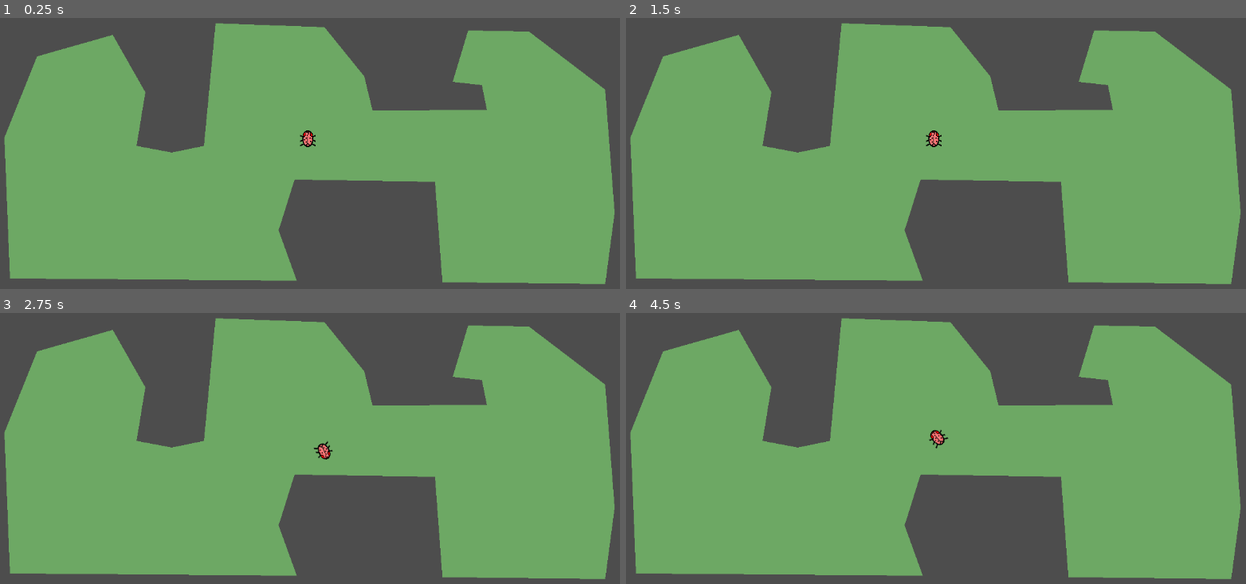
Above: before the commit, frames 1-4 (two rows, left to right).
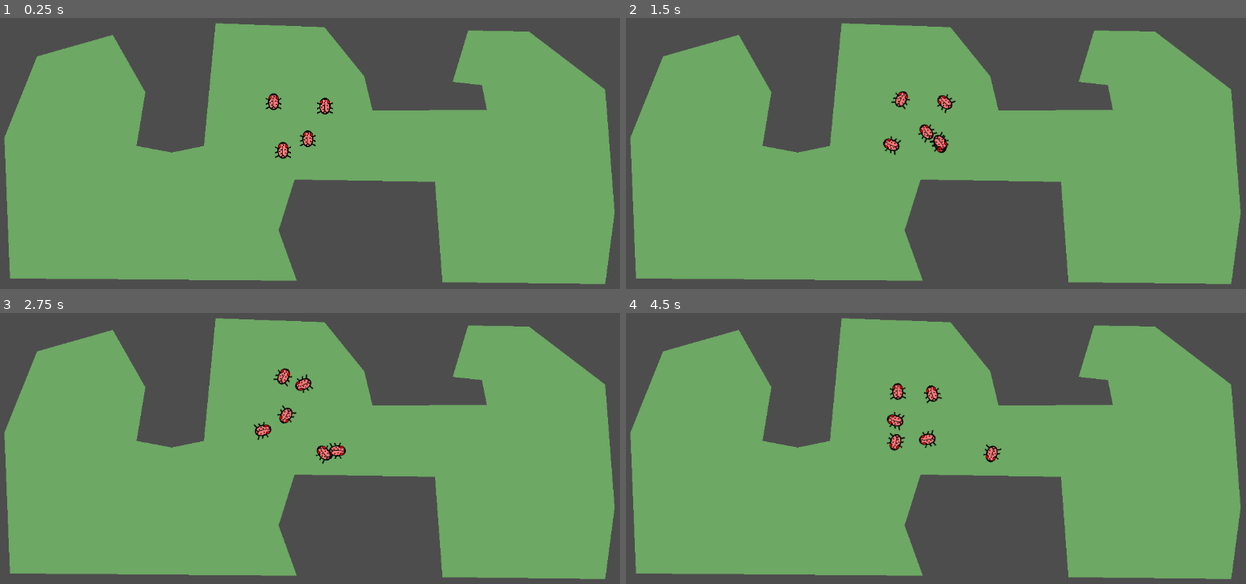
Above: after the commit, the same moments.

Repository: Moizer02/harvest_game_jam
Game: Godot game, scene res://blankmap.tscn
Two runs of this game, one before a commit and one after it. Both use one fixed random seed, a clock stepped at 60 frames per second and the inputs below.
Inputs (mouse positions are in pixels of both pictures, inside the frame that each line leads up to):
- Up to frame 1 (0.25 s): no input
- Up to frame 2 (1.5 s): tap Enter at 0.5 s; move the mouse to (1084, 164) at 0.52 s; click (1084, 164) at 0.67 s; move the mouse to (818, 199) at 1.27 s; click (818, 199) at 1.42 s
- Up to frame 3 (2.75 s): move the mouse to (384, 397) at 2.02 s; click (384, 397) at 2.17 s
- Up to frame 4 (4.5 s): move the mouse to (911, 548) at 2.77 s; click (911, 548) at 2.92 s; move the mouse to (1134, 529) at 3.52 s; click (1134, 529) at 3.67 s; move the mouse to (756, 424) at 4.27 s; click (756, 424) at 4.42 s

The runs differ from the first frame. In frame 1, 0.3% of the frame differs, in the area x 42-54%, y 27-53%; in frame 2, 0.6%; in frame 3, 0.7%; in frame 4, 0.8%, in the area x 42-61%, y 25-56%.

Commit message:
added art folder to keep licensed art organized

Diff:
--- a/blankmap.tscn
+++ b/blankmap.tscn
@@ -15,6 +15,27 @@
 
 [node name="Bug" parent="." instance=ExtResource("1_nph2d")]
 position = Vector2(557, 246)
+collision_layer = 4
+
+[node name="Bug2" parent="." instance=ExtResource("1_nph2d")]
+position = Vector2(557, 246)
+collision_layer = 4
+
+[node name="Bug3" parent="." instance=ExtResource("1_nph2d")]
+position = Vector2(557, 246)
+collision_layer = 4
+
+[node name="Bug4" parent="." instance=ExtResource("1_nph2d")]
+position = Vector2(588, 187)
+collision_layer = 4
+
+[node name="Bug5" parent="." instance=ExtResource("1_nph2d")]
+position = Vector2(495, 179)
+collision_layer = 4
+
+[node name="Bug6" parent="." instance=ExtResource("1_nph2d")]
+position = Vector2(512, 267)
+collision_layer = 4
 
 [node name="NavigationRegion2D" type="NavigationRegion2D" parent="."]
 navigation_polygon = SubResource("NavigationPolygon_36spj")
--- a/src/bug.gd
+++ b/src/bug.gd
@@ -4,7 +4,7 @@
 var speed:Vector2 = Vector2(45.0, 30.0)
 var destination:Vector2
 var target:Node2D # target is a destination that has something there at the end
-var interval:float
+var interval:float = randf()
 
 
 ##		Built-in Functions		################################################
Binary file added: art/anzimuz/fern1-bloom.png
Binary file added: art/anzimuz/fern1-flower.png
Binary file added: art/anzimuz/fern1.png
Not shown, added: art/anzimuz/license_trees-and-bushes.txt
Binary file added: art/anzimuz/shrub1.png
Binary file added: art/anzimuz/shrub2.png
Binary file added: art/anzimuz/tree-big1-fall1.png
Binary file added: art/anzimuz/tree-big1-fall2.png
Binary file added: art/anzimuz/tree-big1-fall3.png
Binary file added: art/anzimuz/tree-big1-fall4.png
Binary file added: art/anzimuz/tree-big1-fall5.png
Binary file added: art/anzimuz/tree-big1-fall6.png
(and 151 more such lines)
